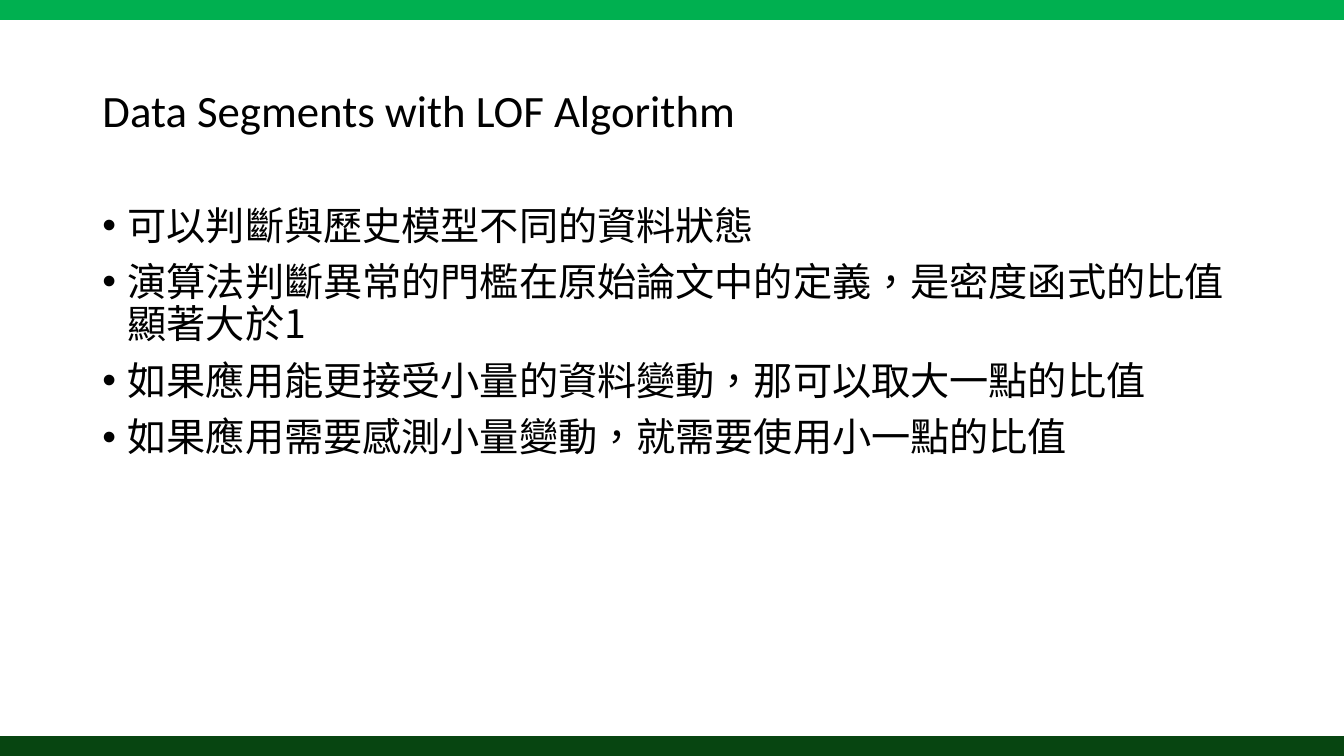
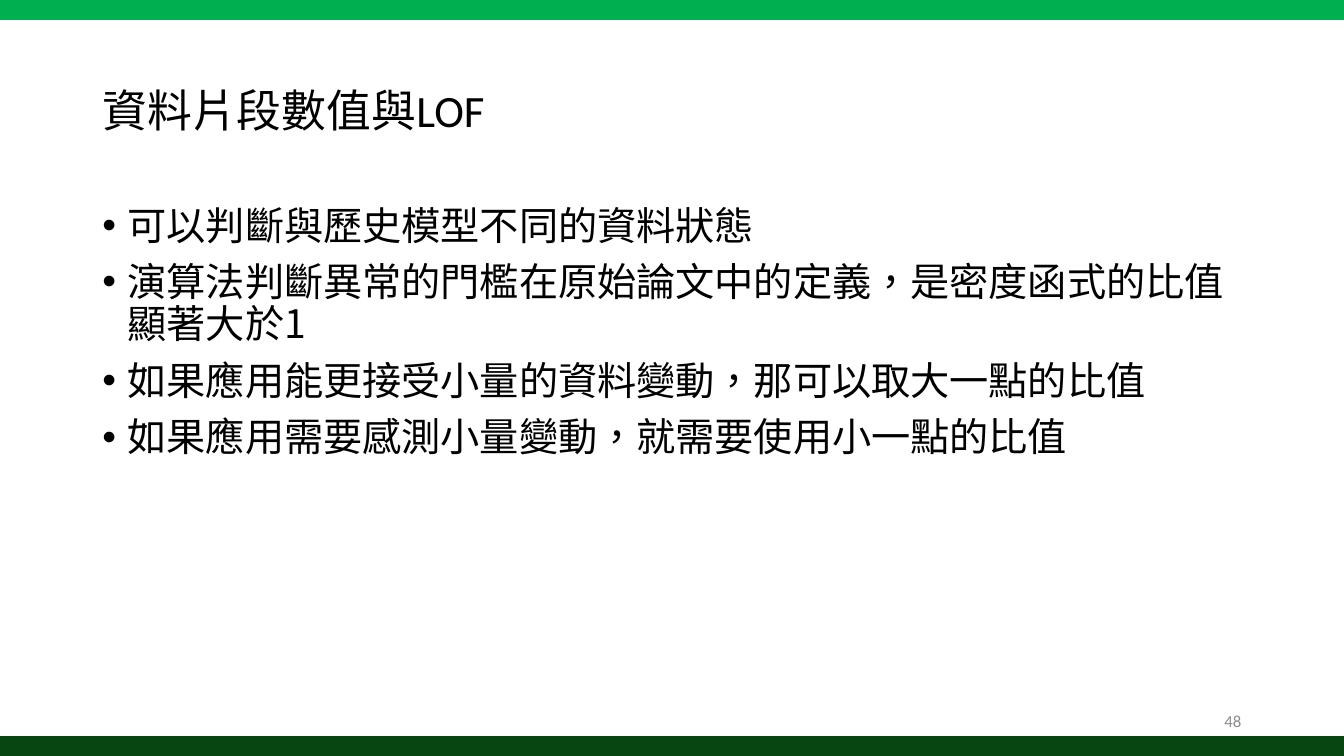
Before and after one commit to tedrong/Paper, a slide deck: slide 48 of Anomaly Detection and Event Alert System for IOT Integrated Management Platform.pptx. Drawn at 1344x756 pixels with LibreOffice and Linux fonts; fonts in the diff are those of the drawing. Boxes give left, top, right and bottom in pixels: in the first picture for what was removed or moved away, otherwise in the second. Text is boxed around its words. In the diff, an @@ line names an element or a change of style, - is before the commit and + after.

```diff
--- a/Anomaly Detection and Event Alert System for IOT Integrated Management Platform.pptx
+++ b/Anomaly Detection and Event Alert System for IOT Integrated Management Platform.pptx
@@ title at (102,89,484,131): text changed @@
-Data Segments with LOF Algorithm
+資料片段數值與LOF
@@ page number added at (1224,715,1241,727), 12 pt, text #8C8C8C @@
+48
```
Also in this commit, not shown: 48 other slides changed.
